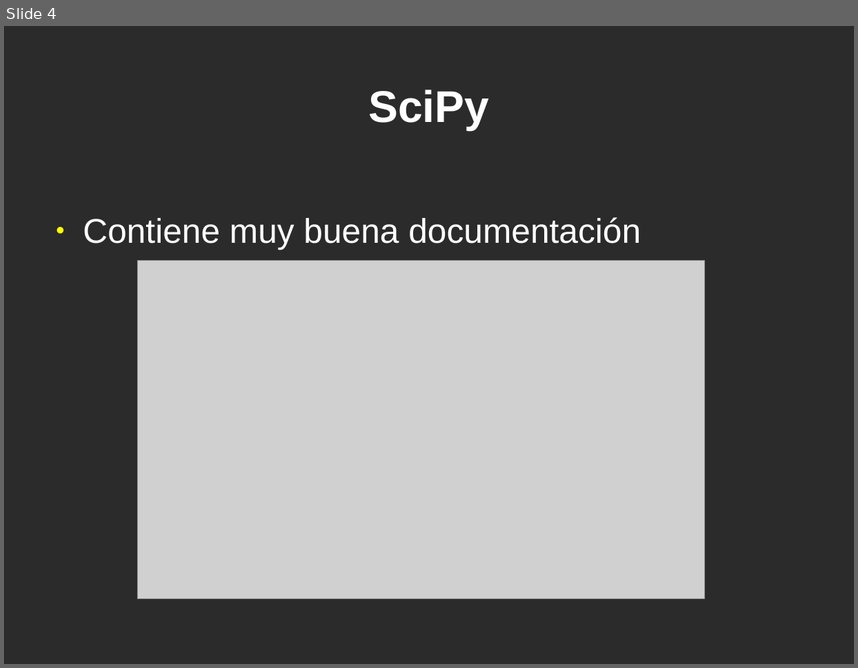
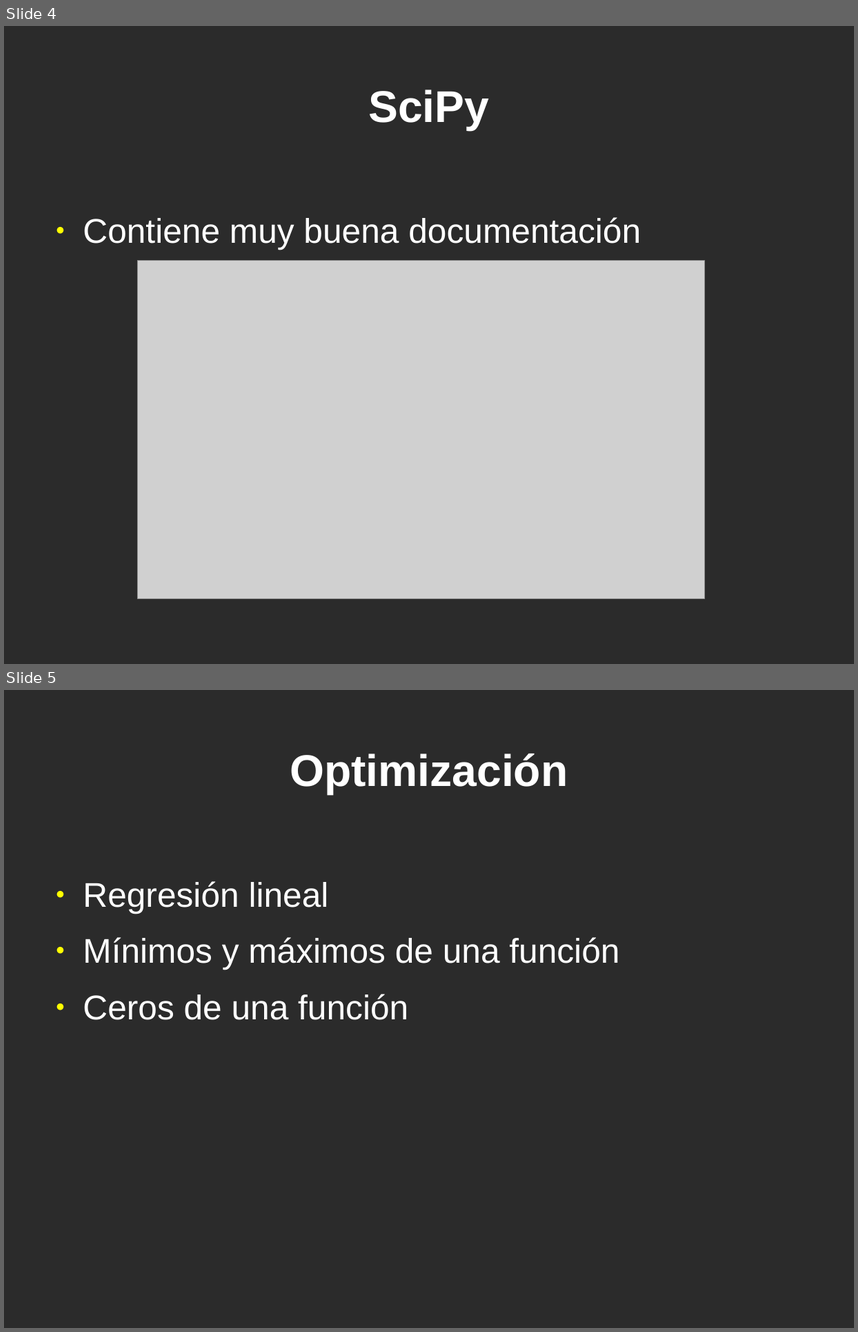
Before and after one commit to jeudy/clases_topicosI2013, a slide deck: 12-Librerias-Scipy.odp. Shown one above the other, each under a label of ours: slide 4 before the commit, slides 4 and 5 after it. The pictures are 858x668 and 858x1332 pixels, drawn with LibreOffice and Linux fonts; fonts in the diff are those of the drawing; grey boxes stand for pictures; background and template pictures are left out; a plain dark background stands for a picture behind light text. Boxes give left, top, right and bottom in pixels: in the first picture for what was removed or moved away, otherwise in the second. Text is boxed around its words. In the diff, an @@ line names an element or a change of style, - is before the commit and + after.

```diff
--- a/12-Librerias-Scipy.odp
+++ b/12-Librerias-Scipy.odp
@@ slide 5 added at (x1=4, y1=690, x2=854, y2=1328), background picture (left out) @@
@@ title added at (x1=290, y1=753, x2=568, y2=794), 41.4 pt, text #FFFFFF, bold @@
+Optimización
@@ text added at (x1=83, y1=881, x2=619, y2=1020), 32 pt, text #FFFFFF @@
+● Regresión lineal
+● Mínimos y máximos de una función
+● Ceros de una función
```
Also in this commit, not shown: 17 other slides added.
